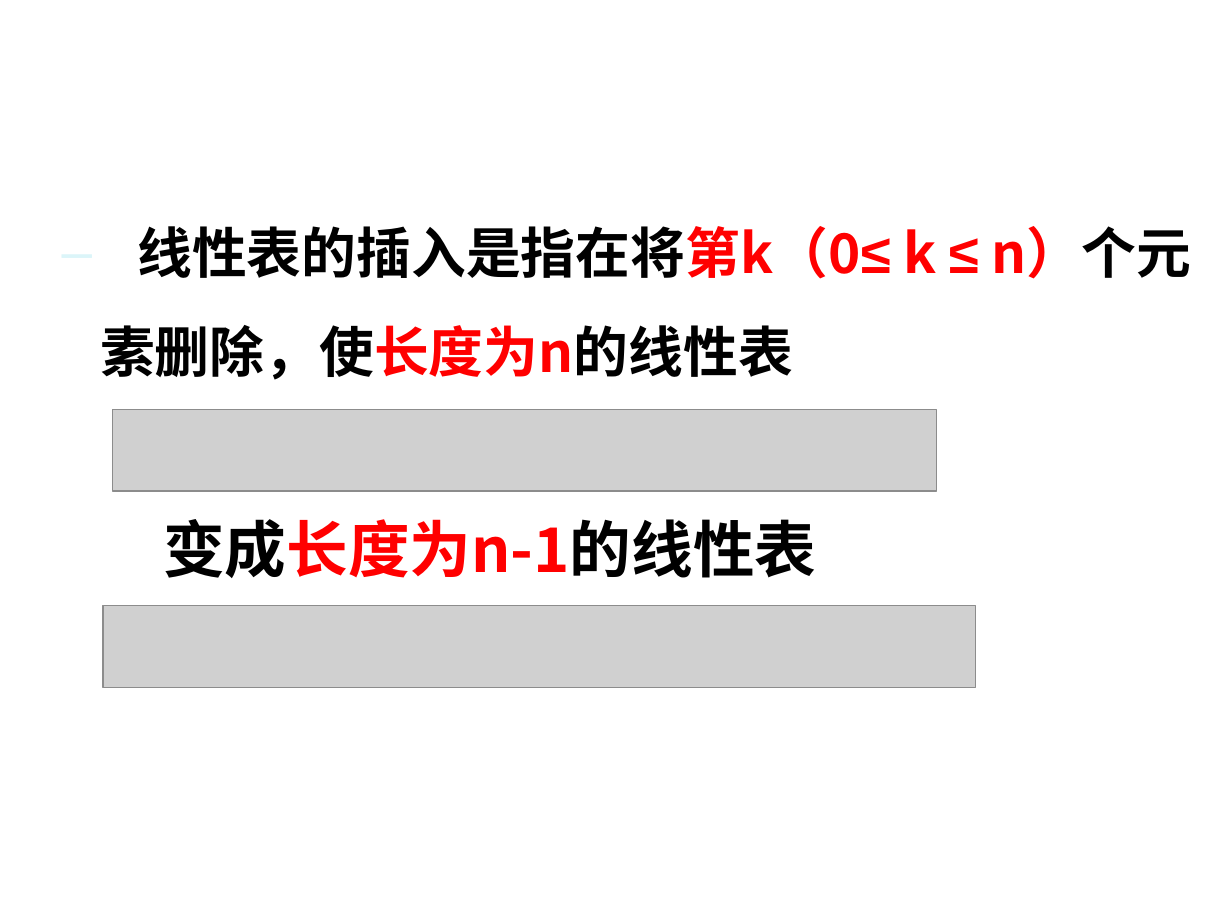
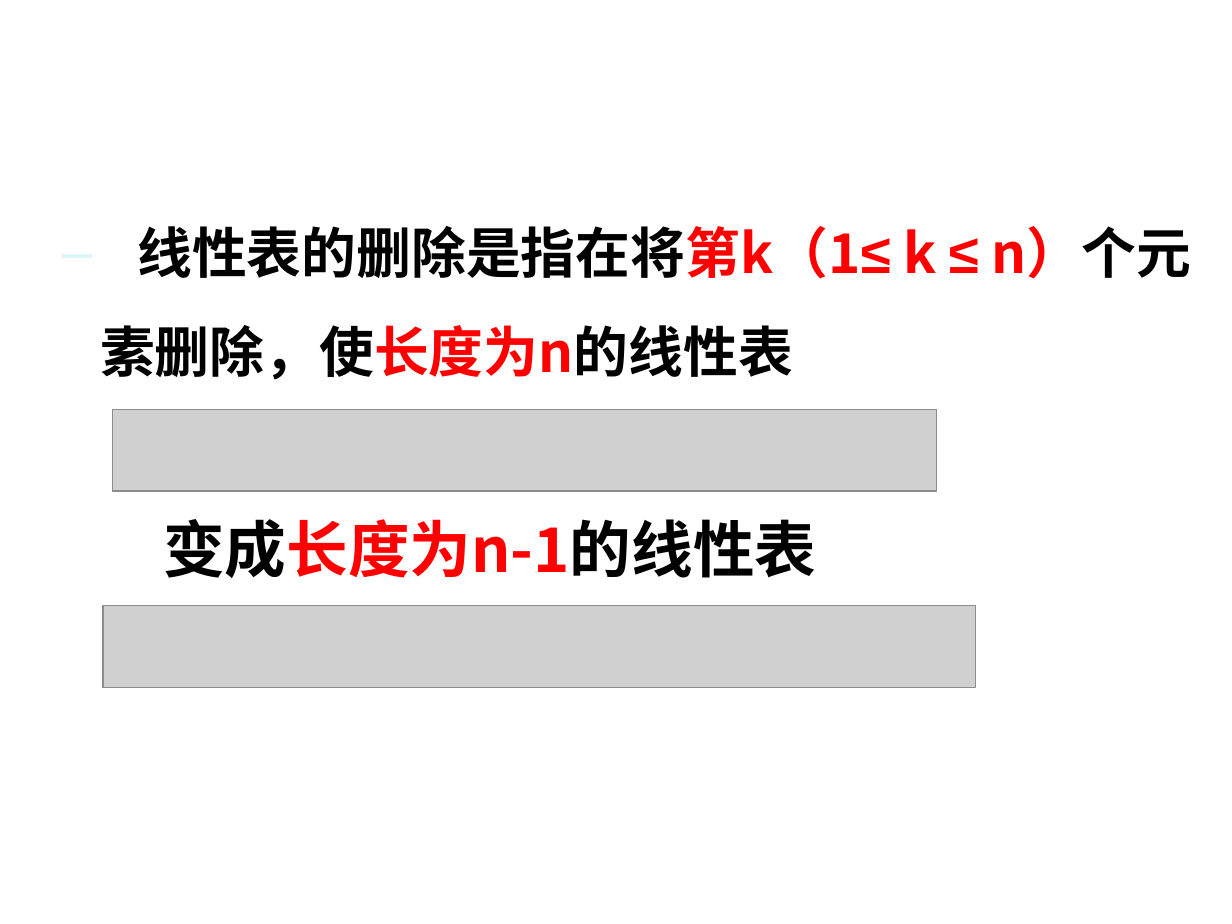
Before and after one commit to basilwang/datastructure, a slide deck: slide 22 of datastructure/第二章 线性表.ppt. Drawn at 1232x924 pixels with LibreOffice and Linux fonts; fonts in the diff are those of the drawing; grey boxes stand for pictures; background and template pictures are left out. Boxes give left, top, right and bottom in pixels: in the first picture for what was removed or moved away, otherwise in the second. Text is boxed around its words. In the diff, an @@ line names an element or a change of style, - is before the commit and + after.

Commit message:
顺序表Erase的描述有问题，改掉

```diff
--- a/datastructure/第二章 线性表.ppt
+++ b/datastructure/第二章 线性表.ppt
@@ text at [100,226,1190,380]: text changed @@
-  – 线性表的插入是指在将第k（0≤ k ≤ n）个元素删除，使长度为n的线性表
+  – 线性表的删除是指在将第k（1≤ k ≤ n）个元素删除，使长度为n的线性表
```
